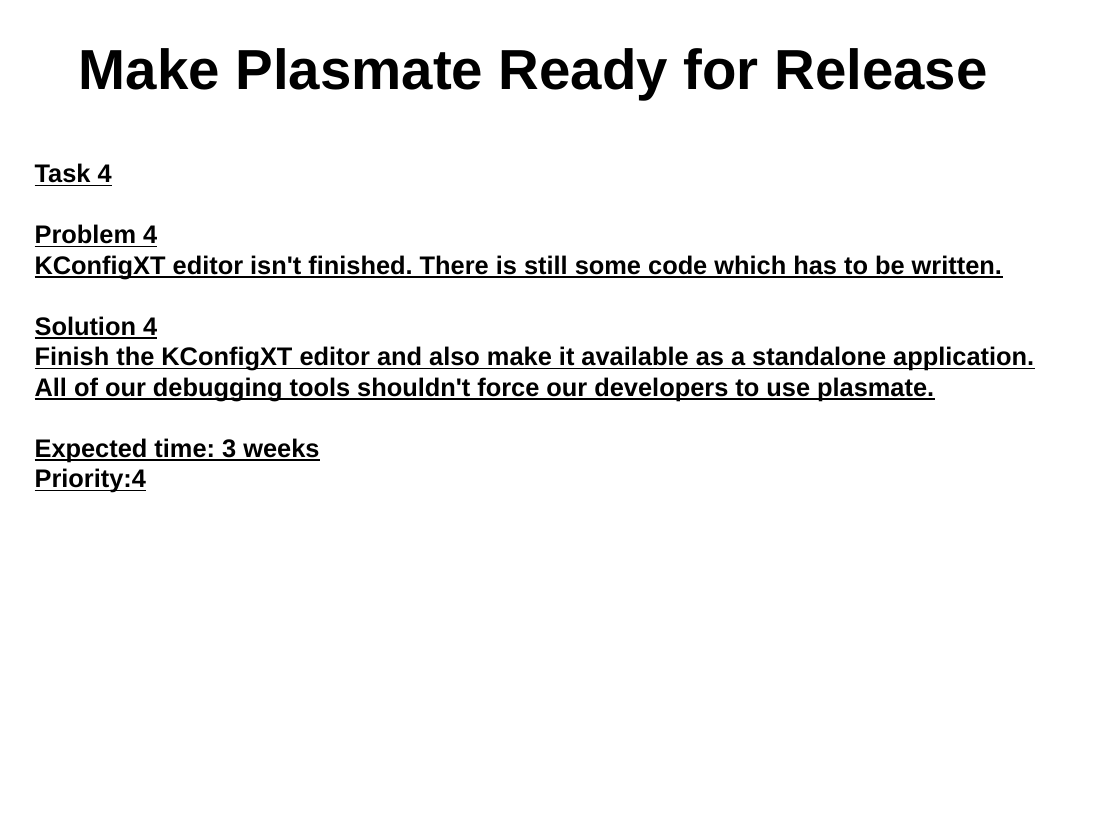
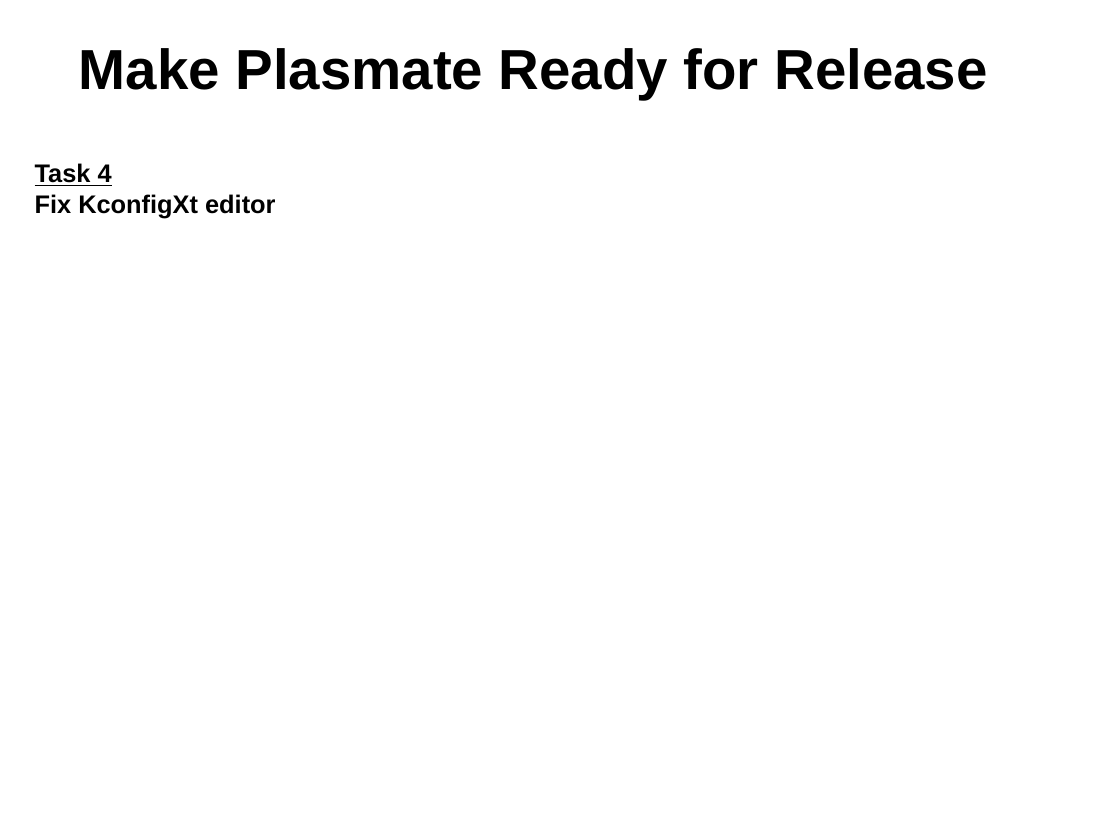
Before and after one commit to gtsiap/presenations, a slide deck: slide 11 of openSUSE gr Summer Camp 2012/plasmate.odp. Drawn at 1120x840 pixels with LibreOffice and Linux fonts; fonts in the diff are those of the drawing; background and template pictures are left out. Boxes give left, top, right and bottom in pixels: in the first picture for what was removed or moved away, otherwise in the second. Text is boxed around its words. In the diff, an @@ line names an element or a change of style, - is before the commit and + after.

Commit message:
Finish the slides regarding the gsoc project "Make Plasmate ready for release"

```diff
--- a/openSUSE gr Summer Camp 2012/plasmate.odp
+++ b/openSUSE gr Summer Camp 2012/plasmate.odp
@@ text at bbox=[35, 194, 275, 218]: text changed @@
-Problem 4
-KConfigXT editor isn't finished. There is still some code which has to be written.
-Solution 4
-Finish the KConfigXT editor and also make it available as a standalone application.
-All of our debugging tools shouldn't force our developers to use plasmate.
-Expected time: 3 weeks
-Priority:4
+Fix KconfigXt editor
```
Also in this commit, not shown: 7 other slides changed.
